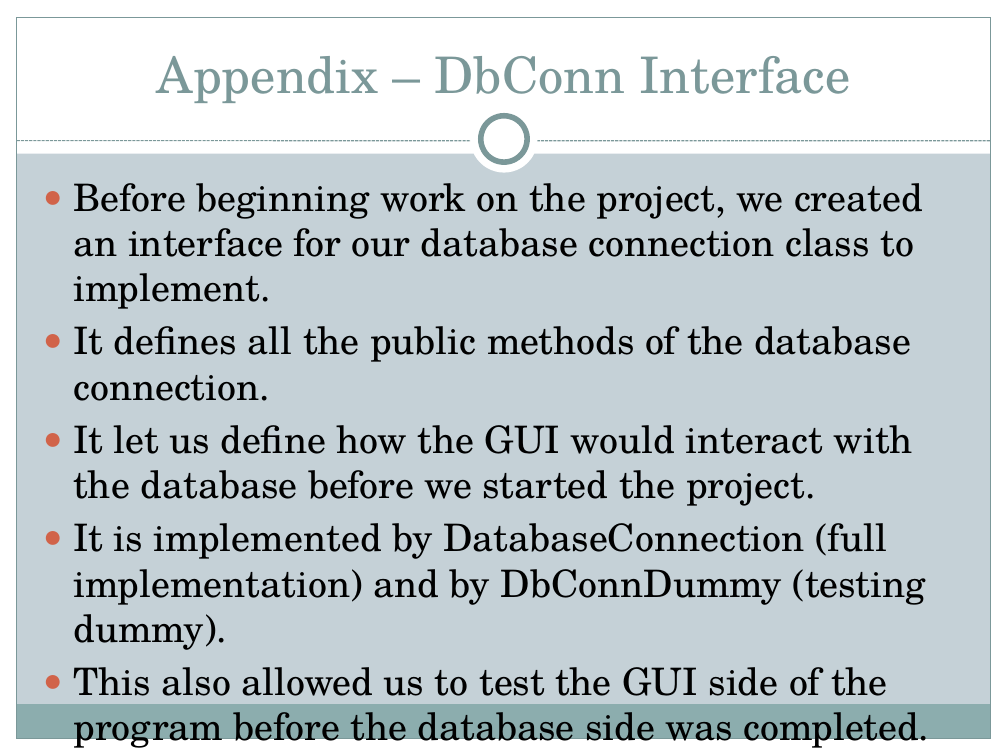
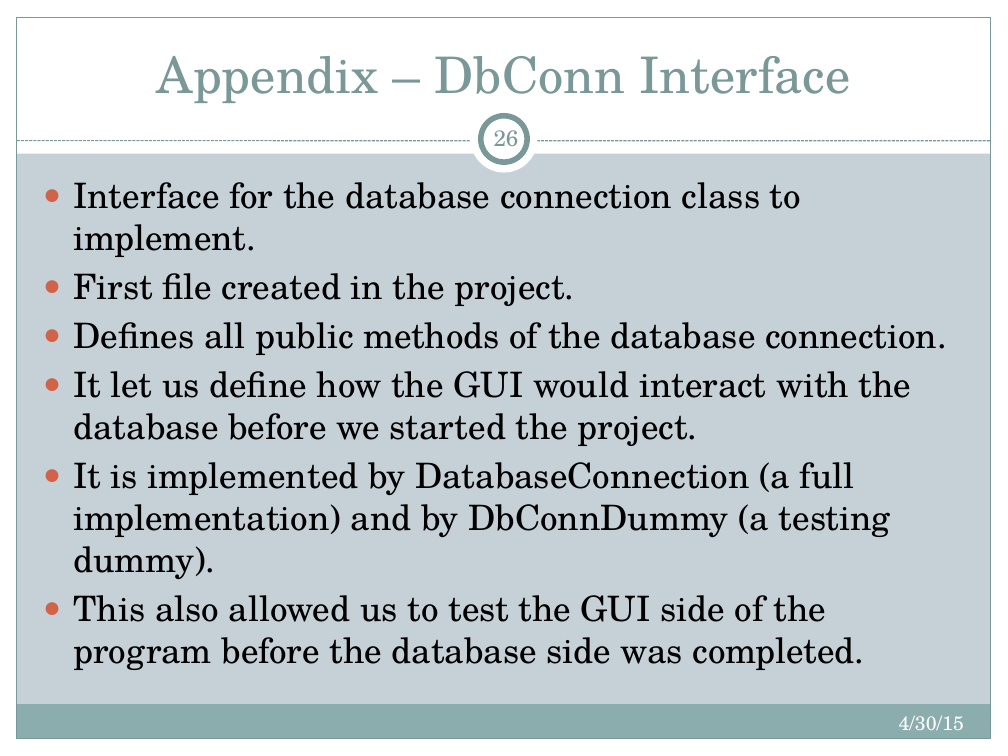
Before and after one commit to tmcnulty14/guardians-md, a slide deck: slide 26 of Guardians of the GUI MD System Presentation.pptx (slide 8 before the commit). Drawn at 1008x756 pixels with LibreOffice and Linux fonts; fonts in the diff are those of the drawing. Boxes give left, top, right and bottom in pixels: in the first picture for what was removed or moved away, otherwise in the second. Text is boxed around its words. In the diff, an @@ line names an element or a change of style, - is before the commit and + after.

```diff
--- a/Guardians of the GUI MD System Presentation.pptx
+++ b/Guardians of the GUI MD System Presentation.pptx
@@ page number added at (494, 124, 519, 146), 16 pt, text #7C999A @@
+26
@@ text at (73, 182, 947, 355): text changed; size 27 to 25 pt @@
-● Before beginning work on the project, we created an interface for our database connection class to implement.
-● It defines all the public methods of the database connection.
+● Interface for the database connection class to implement.
+● First file created in the project.
+● Defines all public methods of the database connection.
@@ text at (73, 371, 911, 670): size 27 to 25 pt in "It let us define how the GUI ...", "This also allowed us to test the ..." @@
@@ text at (73, 462, 891, 579): text changed; size 27 to 25 pt @@
-● It is implemented by DatabaseConnection (full implementation) and by DbConnDummy (testing dummy).
+● It is implemented by DatabaseConnection (a full implementation) and by DbConnDummy (a testing dummy).
@@ text added at (899, 715, 964, 730), 14 pt, text #FFFFFF @@
+4/30/15
```
Also in this commit, not shown: 7 other slides changed, 19 slides added, 1 other file.
